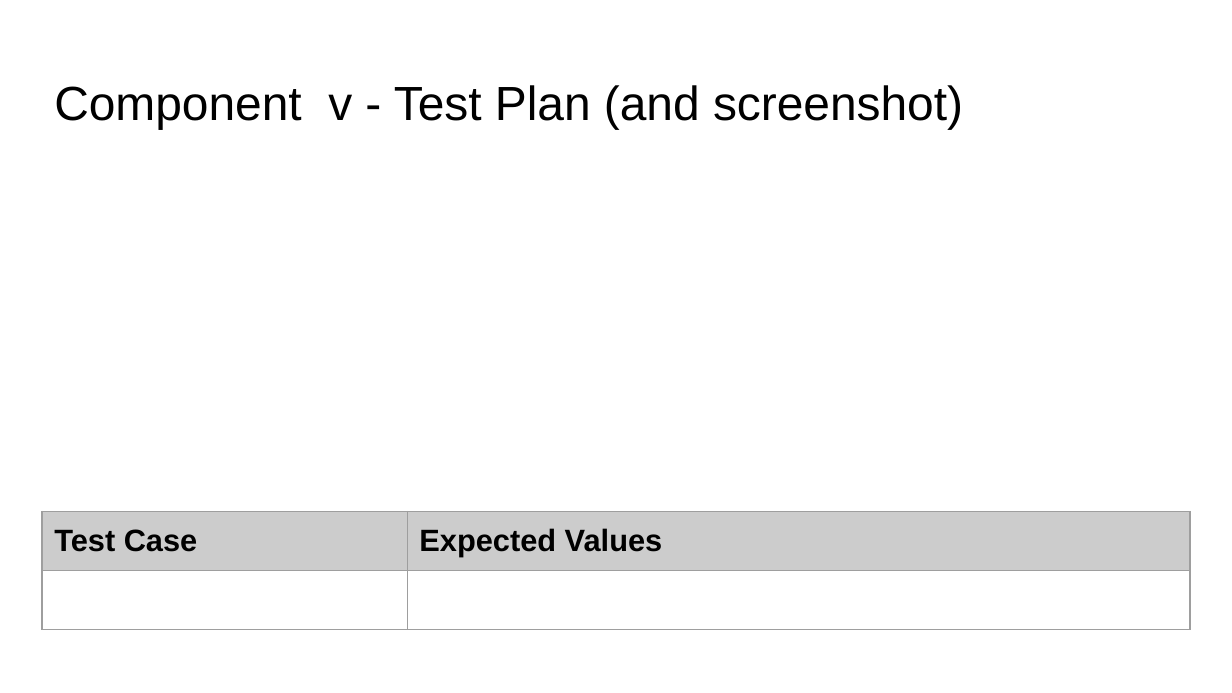
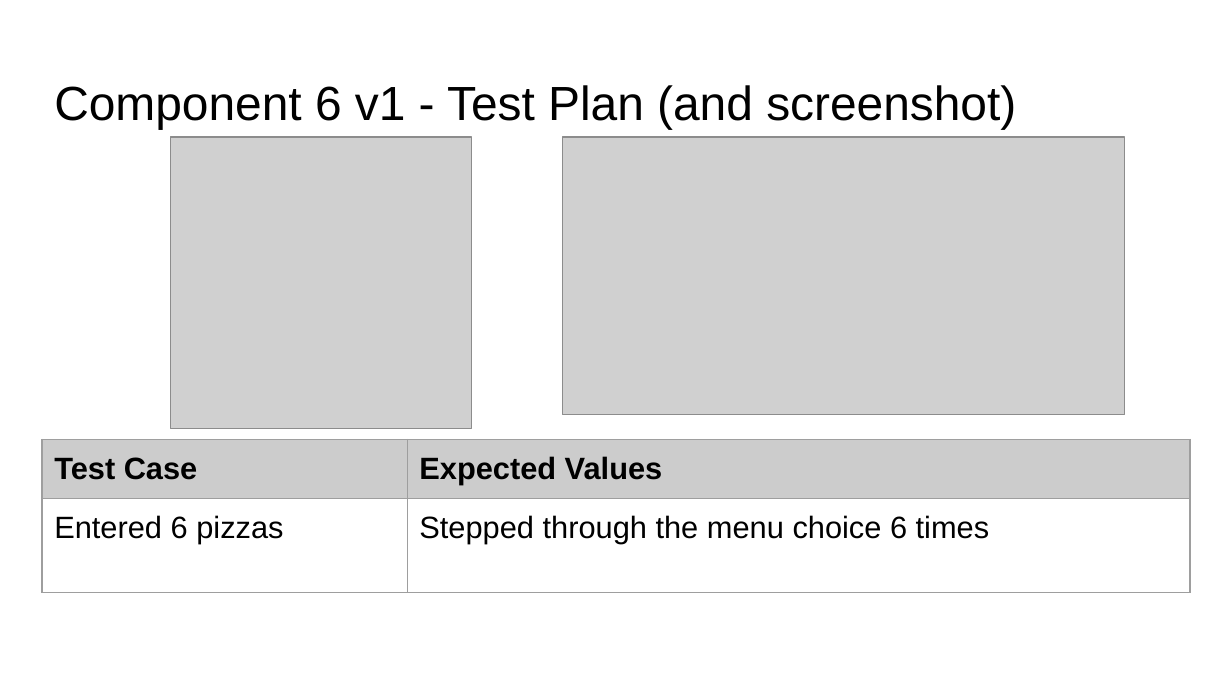
Before and after one commit to KaitlinEus/Pizza_bot, a slide deck: slide 32 of Python.pptx (slide 31 before the commit). Drawn at 1232x693 pixels with LibreOffice and Linux fonts; fonts in the diff are those of the drawing; grey boxes stand for pictures. Boxes give left, top, right and bottom in pixels: in the first picture for what was removed or moved away, otherwise in the second. Text is boxed around its words. In the diff, an @@ line names an element or a change of style, - is before the commit and + after.

Commit message:
Added pizza choice
Pizza choice system added

```diff
--- a/Python.pptx
+++ b/Python.pptx
@@ title at (x1=54, y1=85, x2=1016, y2=129): text changed @@
-Component v - Test Plan (and screenshot)
+Component 6 v1 - Test Plan (and screenshot)
@@ picture added at (x1=171, y1=137, x2=472, y2=429) @@
@@ picture added at (x1=562, y1=137, x2=1124, y2=414) @@
@@ table at (x1=42, y1=440, x2=1189, y2=600) @@
-row 2, column 1: 
+row 2, column 1: Entered 6 pizzas
-row 2, column 2: 
+row 2, column 2: Stepped through the menu choice 6 times
@@ table moved from (x1=42, y1=511, x2=1189, y2=671) to (x1=42, y1=440, x2=1189, y2=600) @@
```
Also in this commit, not shown: 1 other slide changed, 1 slide added, 2 other files.
